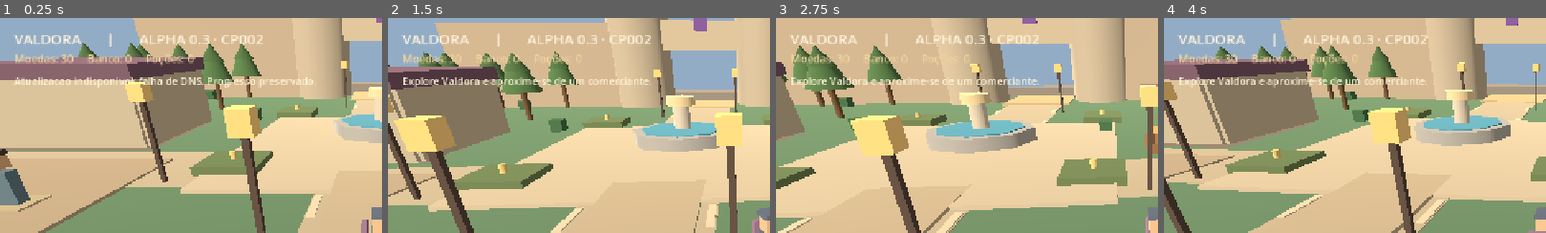
Above: before the commit, frames 1-4 (left to right).
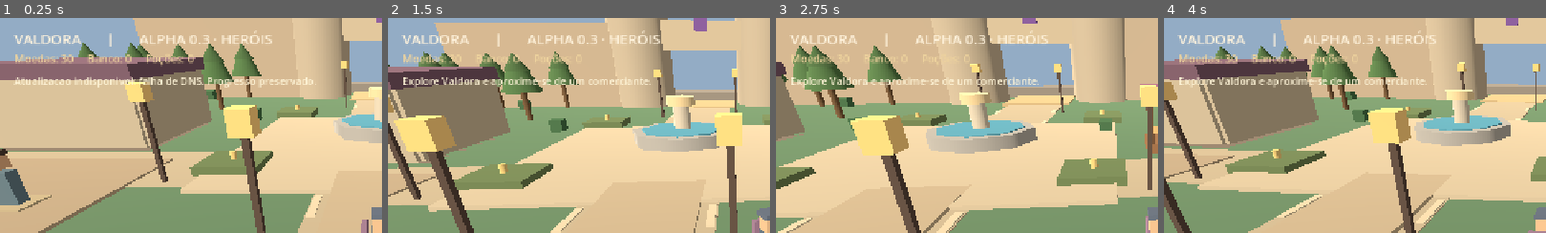
Above: after the commit, the same moments.

Repository: evoluagency/channel
Game: Godot game, scene res://scenes/Main.tscn
The game is run twice, just before and just after one commit, with the same random seed, the same clock (stepped at 60 frames per second) and the same inputs.
Inputs (mouse positions are % of the whole screen's width and height, from its top left):
- Up to frame 1 (0.25 s): no input
- Up to frame 2 (1.5 s): move the mouse to (72, 45) at 0.52 s; hold D (channel_right) 0.53-1.25 s; tap E (channel_interact) at 0.6 s; click (72, 45) at 0.67 s; drag from (30, 55) to (45, 70) at 1.27 s
- Up to frame 3 (2.75 s): move the mouse to (60, 28) at 2.02 s; hold D (channel_right) from 2.03 s (still down); tap E (channel_interact) at 2.1 s
- Up to frame 4 (4 s): release D (channel_right) at 2.75 s; drag from (45, 70) to (20, 35) at 2.77 s; move the mouse to (80, 65) at 3.52 s; hold A (channel_left) from 3.53 s (still down); tap E (channel_interact) at 3.6 s
The pictures show only the part of the screen within x 0-50%, y 0-50%; the shares and areas given below are measured in that part.

The runs differ from the first frame. In frame 1, 0.3% of the frame differs, in the area x 58-72%, y 5-12%; in frame 2, 0.3%; in frame 3, 0.3%; in frame 4, 0.3%.

Commit message:
chore(valdora): prepare stable Android identity and secure signing [skip ci]

Diff:
--- a/game/scripts/main.gd
+++ b/game/scripts/main.gd
@@ -366,7 +366,7 @@
 
     var brand := Label.new()
     brand.name = "Marca"
-    brand.text = "VALDORA       |       ALPHA 0.3 · CP002"
+    brand.text = "VALDORA       |       ALPHA 0.3 · HERÓIS"
     brand.position = Vector2(24, 18)
     brand.add_theme_font_size_override("font_size", 24)
     brand.add_theme_color_override("font_color", Color("#fff3dd"))
Not shown, changed: game/export_presets.cfg
Not shown, added: game/docs/RELEASE_ANDROID_PERMANENTE.md
Not shown, added: game/signing/CERTIFICATE.md
